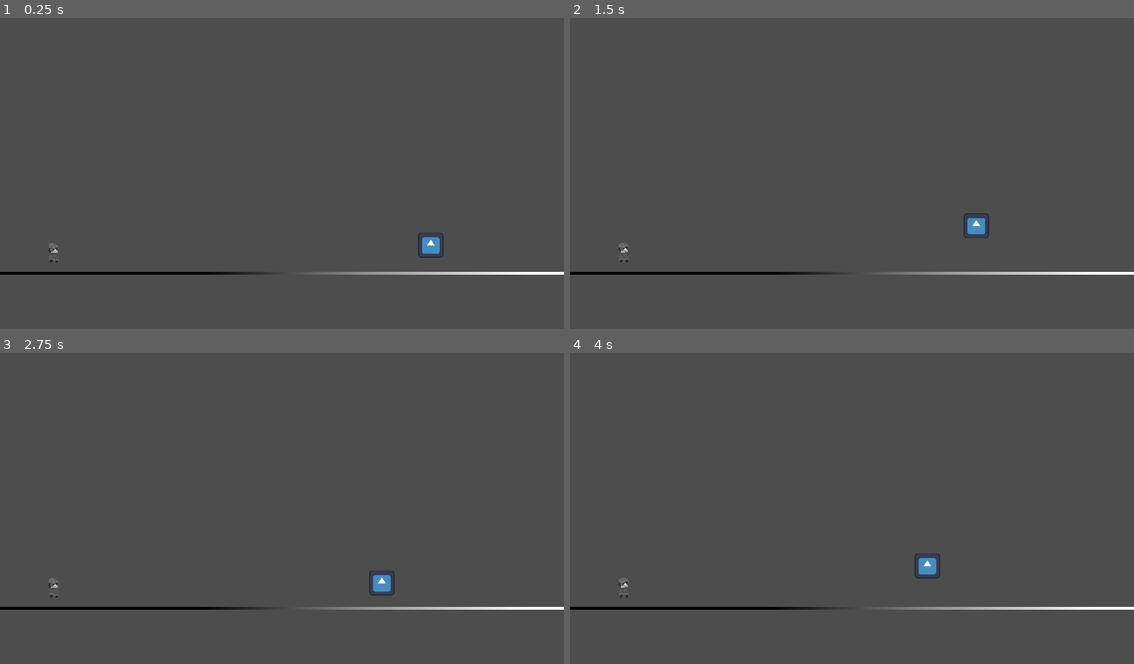
Above: before the commit, frames 1-4 (two rows, left to right).
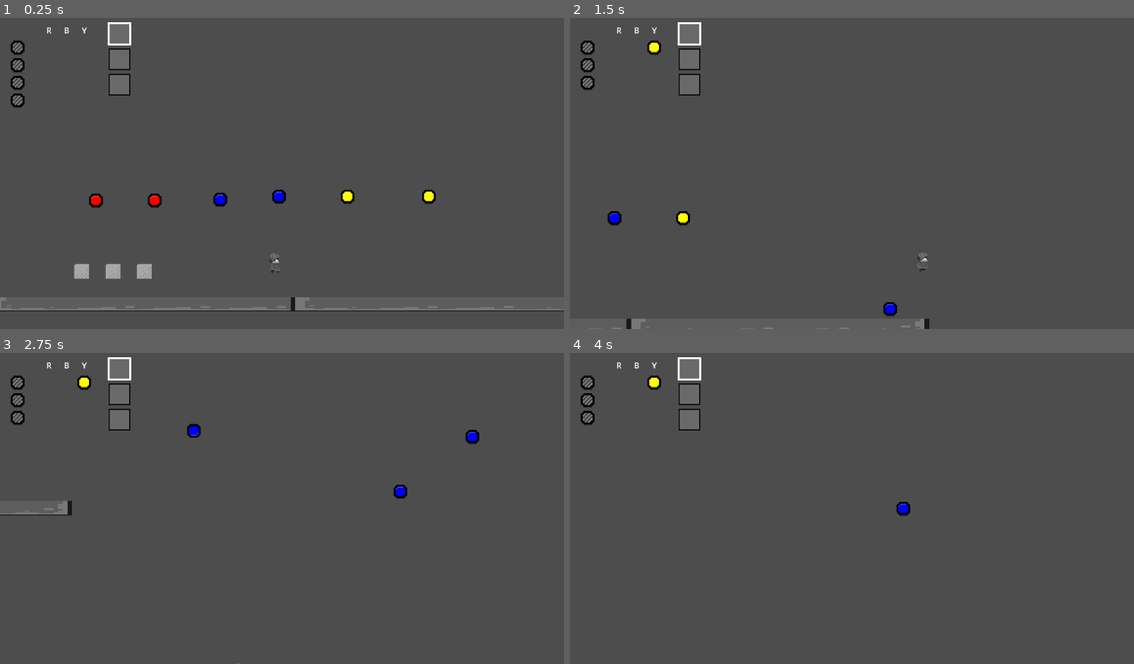
Above: after the commit, the same moments.

Repository: HimeWoo/untitled-paint-game
Game: Godot game, scene res://scenes/item_test.tscn
Same seed, same stepped clock (60 frames per second), same inputs: the game is played once before the commit and once after it. Before the commit the project starts from res://scenes/enemy_test.tscn. The engine's default icon, where the game draws it, is replaced by a stand-in: a white triangle on a blue panel in a dark square.
Inputs (mouse positions are in pixels of both pictures, inside the frame that each line leads up to):
- Up to frame 1 (0.25 s): no input
- Up to frame 2 (1.5 s): tap Enter (queue_confirm) at 0.5 s; move the mouse to (976, 154) at 0.52 s; hold D (move_right) from 0.53 s (still down); tap F (shoot, bound only after the commit) at 0.6 s; click (976, 154) at 0.67 s; tap Space (jump) at 0.77 s; move the mouse to (739, 185) at 1.27 s; tap Shift (dash) at 1.35 s
- Up to frame 3 (2.75 s): tap Space (jump) at 1.52 s; tap F (shoot, bound only after the commit) at 1.55, 2.3 s; move the mouse to (338, 436) at 2.02 s; release D (move_right) at 2.03 s; hold A (move_left) from 2.03 s (still down); tap J (melee_attack) at 2.1 s
- Up to frame 4 (4 s): move the mouse to (823, 567) at 2.77 s; release A (move_left) at 2.78 s; hold D (move_right) from 2.78 s (still down); tap 2 (queue_blue) at 2.85 s; click (823, 567) at 2.92 s; tap Space (jump) at 3.02, 3.77 s; tap F (shoot, bound only after the commit) at 3.05, 3.8 s; move the mouse to (1021, 552) at 3.52 s; tap R (queue_clear) at 3.6 s

The runs differ from the first frame. In frame 1, 4.2% of the frame differs, in the area x 0-100%, y 1-95%; in frame 2, 2.8%; in frame 3, 2.8%; in frame 4, 2.4%.
Error before the commit: Parse Error: Expected statement, found "Indent" instead. (res://scripts/player.gd:59)

Commit message:
merge feat/paint-queue

Diff:
--- a/untitled-paint-game/project.godot
+++ b/untitled-paint-game/project.godot
@@ -11,7 +11,7 @@
 [application]
 
 config/name="untitled-paint-game"
-run/main_scene="uid://b1vgr7173bgoq"
+run/main_scene="uid://5j7165prjd2j"
 config/features=PackedStringArray("4.5", "GL Compatibility")
 config/icon="res://assets/icon.svg"
 
@@ -34,6 +34,11 @@
 melee_attack={
 "deadzone": 0.2,
 "events": [Object(InputEventKey,"resource_local_to_scene":false,"resource_name":"","device":-1,"window_id":0,"alt_press …(192 unchanged characters)…
+]
+}
+shoot={
+"deadzone": 0.2,
+"events": [Object(InputEventKey,"resource_local_to_scene":false,"resource_name":"","device":-1,"window_id":0,"alt_pressed":false,"shift_pressed":false,"ctrl_pressed":false,"meta_pressed":false,"pressed":false,"keycode":0,"physical_keycode":70,"key_label":0,"unicode":102,"location":0,"echo":false,"script":null)
 ]
 }
 move_left={
--- a/untitled-paint-game/scripts/player.gd
+++ b/untitled-paint-game/scripts/player.gd
@@ -56,8 +56,8 @@
 # 		var num := key_event.keycode - KEY_1
 
 
-		if num >= 0:
-			inventory.select_index(num)
+		#if num >= 0:
+			#inventory.select_index(num)
 
 func _get_aim_dir() -> Vector2:
 	var dir := Vector2.ZERO
Not shown: 1 places in untitled-paint-game/scenes/enemy_test.tscn that only renumber resources
